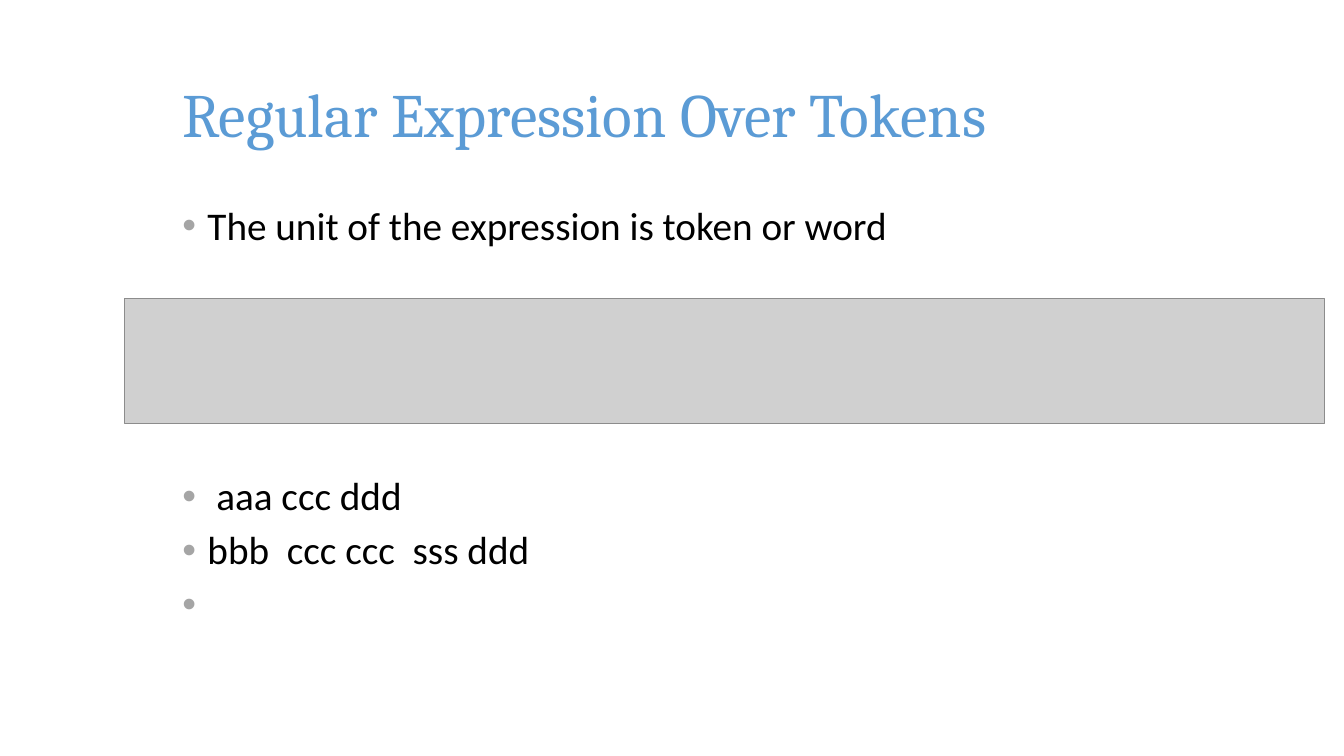
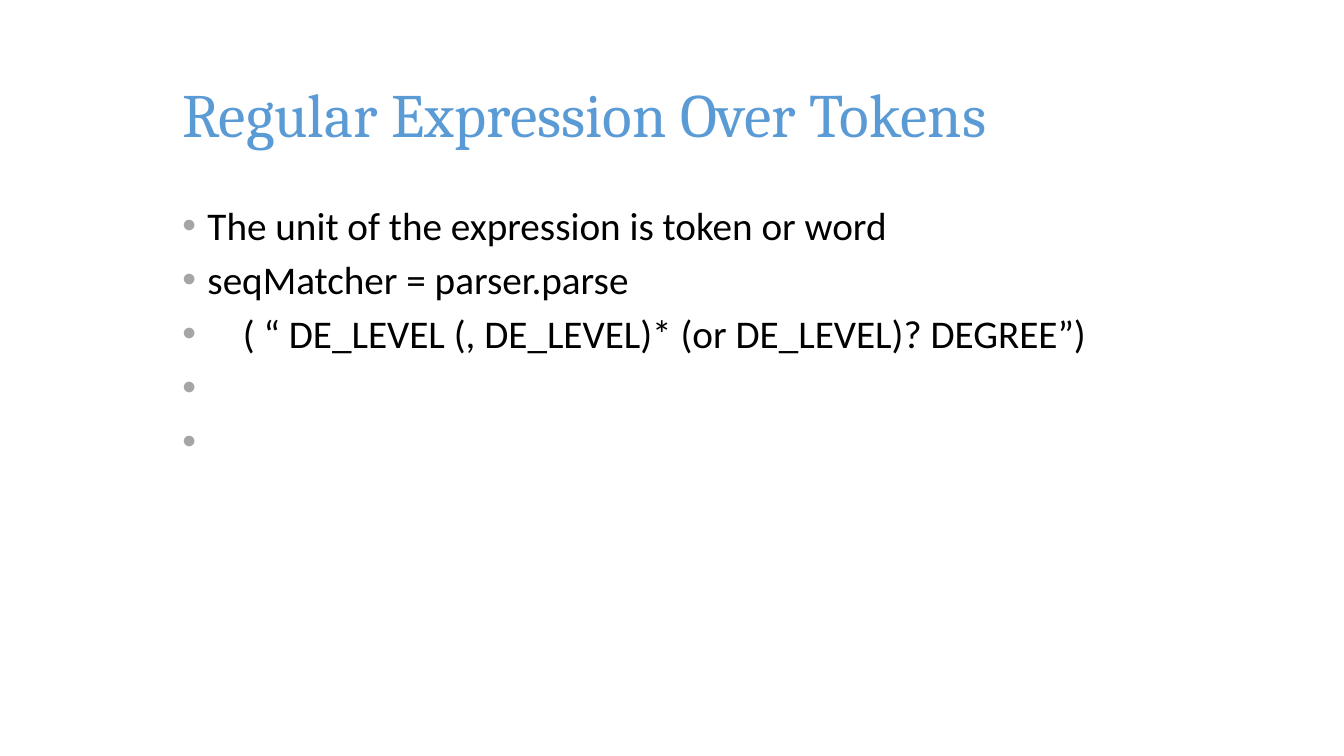
Before and after one commit to pkushiqiang/thesis, a slide deck: slide 22 of media/JobFinder.pptx (slide 20 before the commit). Drawn at 1344x756 pixels with LibreOffice and Linux fonts; fonts in the diff are those of the drawing; grey boxes stand for pictures; background and template pictures are left out. Boxes give left, top, right and bottom in pixels: in the first picture for what was removed or moved away, otherwise in the second. Text is boxed around its words. In the diff, an @@ line names an element or a change of style, - is before the commit and + after.

```diff
--- a/media/JobFinder.pptx
+++ b/media/JobFinder.pptx
@@ text at (207, 266, 1086, 354): text changed @@
-• aaa ccc ddd
-• bbb ccc ccc sss ddd
+• seqMatcher = parser.parse
+• ( “ DE_LEVEL (, DE_LEVEL)* (or DE_LEVEL)? DEGREE”)
@@ picture removed at (125, 298, 1326, 422) @@
```
Also in this commit, not shown: 23 other slides changed, 6 slides added, 1 slide removed.
